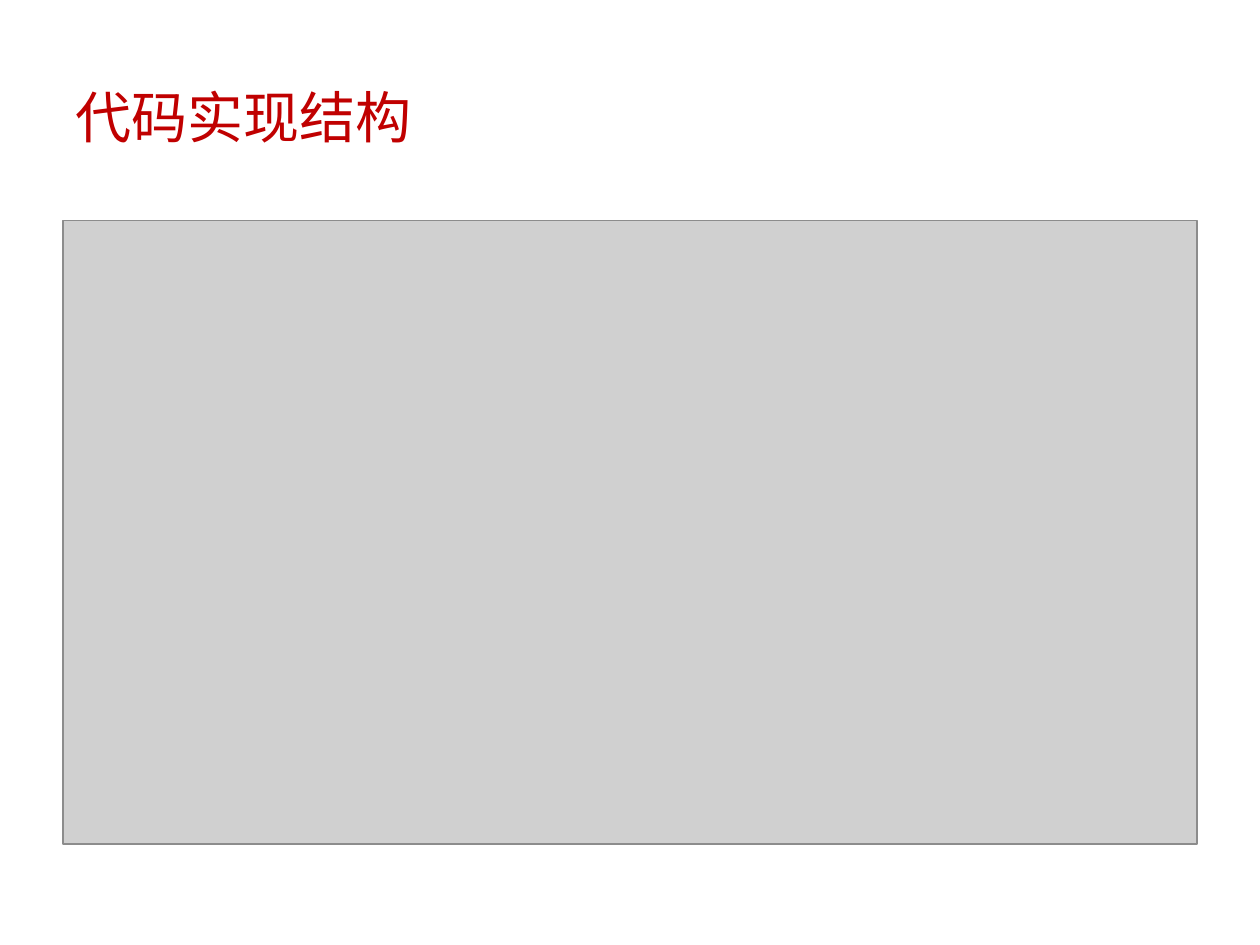
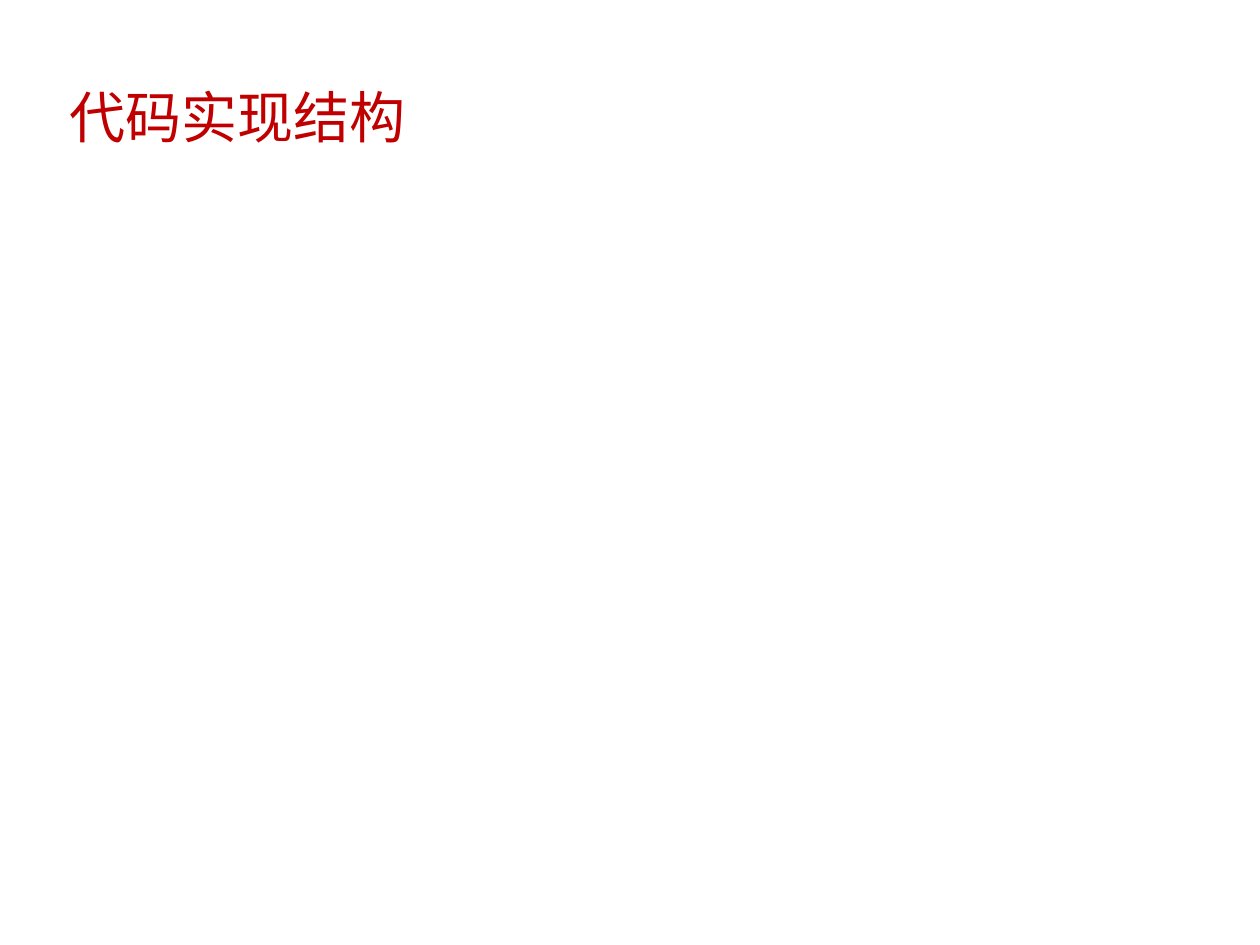
Before and after one commit to little-cui/sc-tester, a slide deck: slide 4 of doc/analysis.ppt. Drawn at 1260x945 pixels with LibreOffice and Linux fonts; fonts in the diff are those of the drawing; grey boxes stand for pictures. Boxes give left, top, right and bottom in pixels: in the first picture for what was removed or moved away, otherwise in the second. Text is boxed around its words. In the diff, an @@ line names an element or a change of style, - is before the commit and + after.

```diff
--- a/doc/analysis.ppt
+++ b/doc/analysis.ppt
@@ title "代码实现结构": place and size @@
-title "代码实现结构" at box(76, 90, 412, 143)
+title "代码实现结构" at box(69, 90, 405, 143)
@@ picture removed at box(63, 220, 1197, 844) @@
```
Also in this commit, not shown: 5 other slides changed.
